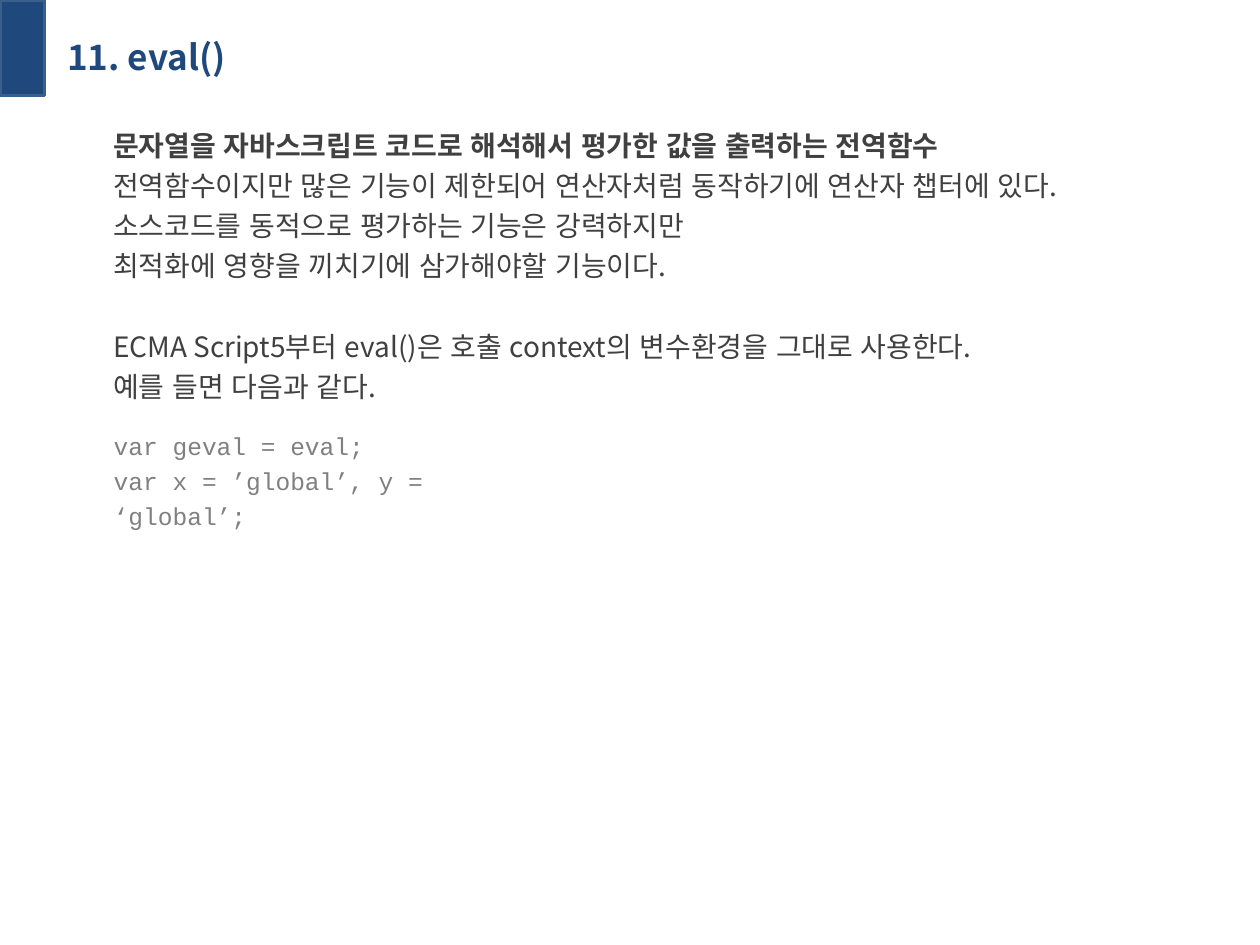
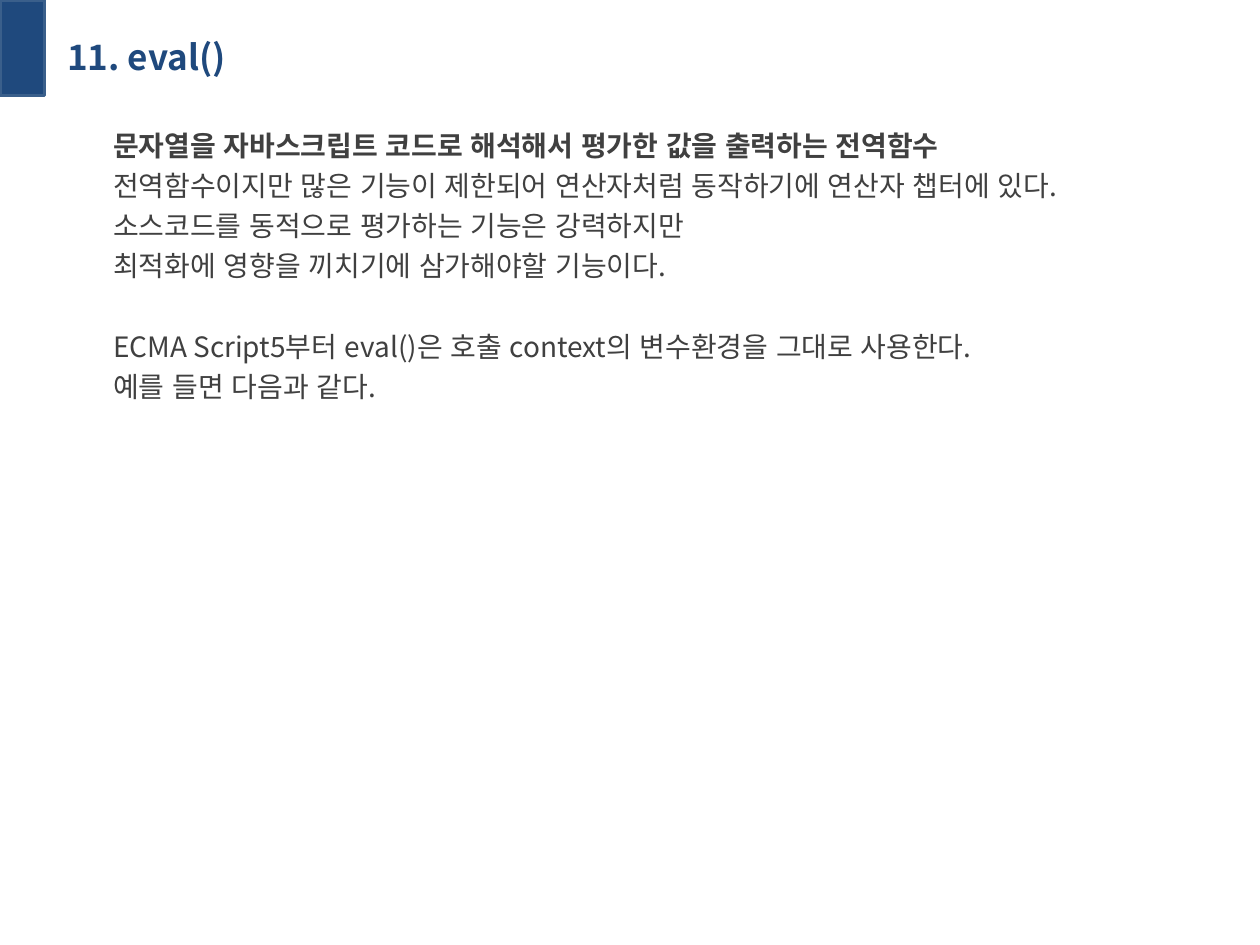
Before and after one commit to primrose201/studyspace, a slide deck: slide 15 of Javascript_Perfect_Guide/week02_c04.pptx. Drawn at 1260x945 pixels with LibreOffice and Linux fonts; fonts in the diff are those of the drawing. Boxes give left, top, right and bottom in pixels: in the first picture for what was removed or moved away, otherwise in the second. Text is boxed around its words. In the diff, an @@ line names an element or a change of style, - is before the commit and + after.

```diff
--- a/Javascript_Perfect_Guide/week02_c04.pptx
+++ b/Javascript_Perfect_Guide/week02_c04.pptx
@@ text removed at (x1=114, y1=437, x2=394, y2=530) @@
-var geval = eval;
-var x = ’global’, y = ‘global’;
```
Also in this commit, not shown: 1 other slide changed, 2 other files.
